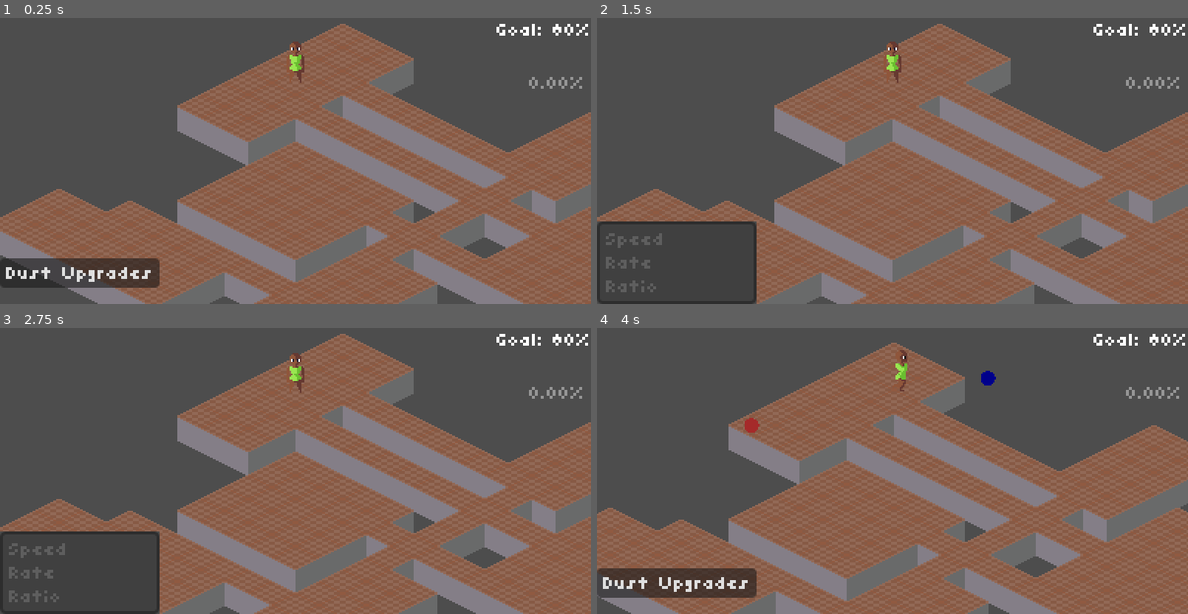
Above: before the commit, frames 1-4 (two rows, left to right).
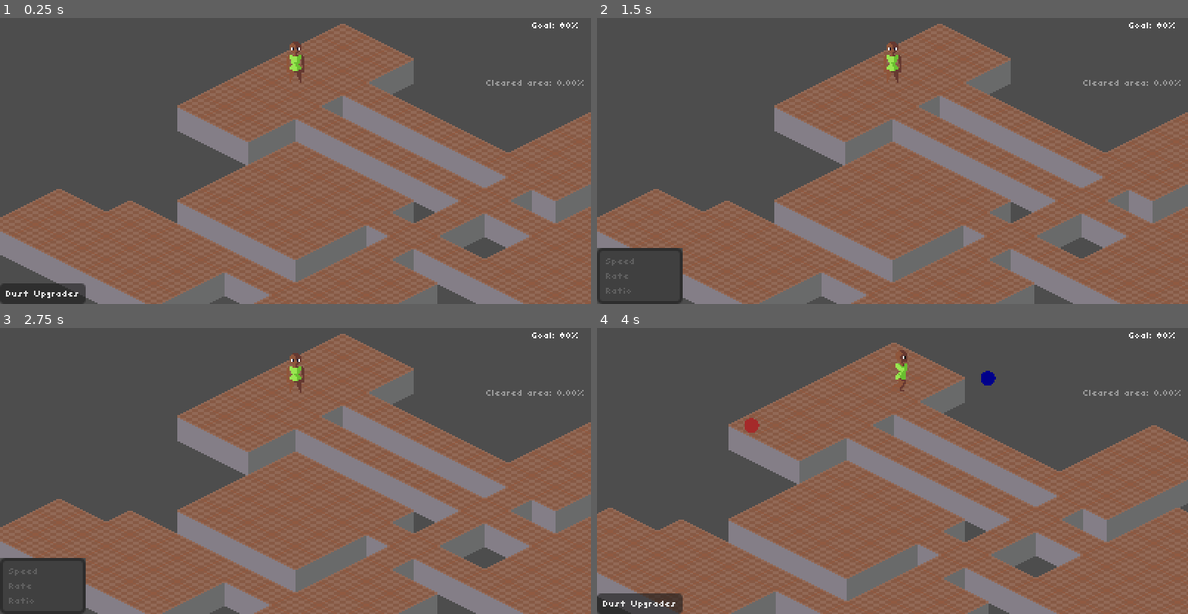
Above: after the commit, the same moments.

Repository: Ruulul/The-Duster
Game: Godot game, scene res://Components/building_generator.tscn
Two runs of this game, one before a commit and one after it. Both use one fixed random seed, a clock stepped at 60 frames per second and the inputs below.
Inputs (mouse positions are in pixels of both pictures, inside the frame that each line leads up to):
- Up to frame 1 (0.25 s): no input
- Up to frame 2 (1.5 s): click "Dust Upgrades" at 0.5 s; click "Dust Upgrades" at 1.25 s
- Up to frame 3 (2.75 s): click "Dust Upgrades" at 2 s
- Up to frame 4 (4 s): tap Enter at 2.75 s; move the mouse to (1022, 370) at 2.77 s; press the mouse at (1022, 370) at 2.78 s; move the mouse to (774, 413) at 3.52 s; release the mouse at (774, 413) at 3.53 s; click (774, 413) at 3.6 s

The runs differ from the first frame. In frame 1, 3.8% of the frame differs, in the area x 0-100%, y 1-100%; in frame 2, 5.7%; in frame 3, 5.7%; in frame 4, 3.8%.

Commit message:
Interface overall

Diff:
--- a/Components/Dust Upgrades.gd
+++ b/Components/Dust Upgrades.gd
@@ -7,13 +7,13 @@
 	cleaning_radius = 2,
 }
 var bias = {
-	speed = 10,
-	cleaning_speed = 20,
+	cleaning_speed = 10,
+	speed = 20,
 	cleaning_radius = 40
 }
 var base = {
-	speed = 3,
-	cleaning_speed = 4,
+	cleaning_speed = 3,
+	speed = 4,
 	cleaning_radius = 5
 }
 var labels = {
@@ -31,7 +31,7 @@
 		for stat in stats.keys():
 			var cost = cost(duster[stat], stat)
 			popup.set_item_disabled(stats[stat], dust < cost)
-			popup.set_item_text(stats[stat], '%s: %s' % [labels[stat], cost])
+			popup.set_item_text(stats[stat], '%s: %s dust' % [labels[stat], cost])
 
 	)
 	popup.id_pressed.connect(func (id):
--- a/Components/New Building Button.gd
+++ b/Components/New Building Button.gd
@@ -14,7 +14,7 @@
 		, 0) / float(Dust.dirt_levels.size())
 		var cleared = 1 - float(dirt) / float(ground)
 
-		text = '%.2f%%' % (cleared * 100)
+		text = 'Cleared area: %.2f%%' % (cleared * 100)
 		if cleared >= goal:
 			disabled = false
 		else:
--- a/Components/duster.tscn
+++ b/Components/duster.tscn
@@ -105,13 +105,13 @@
 anchors_preset = 2
 anchor_top = 1.0
 anchor_bottom = 1.0
-offset_top = -31.0
-offset_right = 108.0
-offset_bottom = -11.0
+offset_top = -14.0
+offset_right = 58.0
 grow_vertical = 0
 theme = ExtResource("3_rnlk0")
 text = "Dust Upgrades"
 flat = false
+alignment = 0
 item_count = 3
 popup/item_0/text = "Speed"
 popup/item_0/id = 0
@@ -124,4 +124,3 @@
 popup/item_2/disabled = true
 script = ExtResource("3_tcrng")
 duster = NodePath("../..")
-metadata/_edit_use_anchors_ = true
--- a/Components/theme.tres
+++ b/Components/theme.tres
@@ -4,4 +4,4 @@
 
 [resource]
 default_font = ExtResource("1_2ny2t")
-default_font_size = 12
+default_font_size = 6
